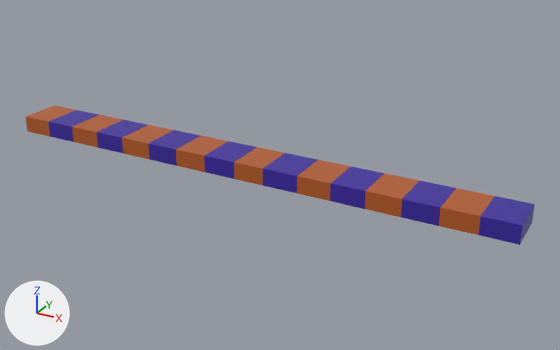
Two versions of the glTF model resource/user/model/floor_square.glb, one commit apart.
The view is the same before and after, from a 50 mm lens placed at (41.9, -68.3, 32.6), pointed at (3.6, 1.4, -2.2). The axes (+X, +Y, +Z) are drawn at lower left. The lights are the same throughout. Vertices at the same position are counted once.

The first picture shows 'Floor_Square'.
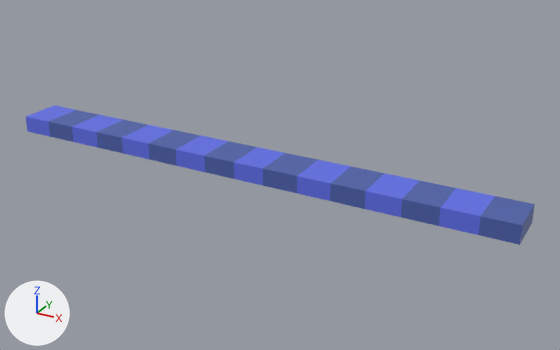
Where the change shows, as pixel boxes [x1, y1, x2, y2] in the pictures (560 x 350 px):
part 1 of me_floor_square, recoloured
    both: [48, 110, 535, 245]
part 2 of me_floor_square, recoloured
    both: [26, 105, 494, 235]

The change in detail:
Material 'Floor_DeepBlue' (mat_floor_deepblue) is new.
Its base color is (0.114, 0.156, 0.799) (blue #5f6ee7).
Material 'Floor_LightBlue' (mat_floor_lightblue) is new.
Its base color is (0.0723, 0.117, 0.402) (blue #4c60aa).
me_floor_square has 68 vertices, 132 faces and spans x -30.9..30.9, y -2.5..2.6, z -2.0..0.0.
me_floor_square is used by ob_floor_square; location (0.0, 0.0, 0.0).
me_floor_square part 1: all 66 faces that had it switch from mat_metal_purple (blue #412ca8) to mat_floor_lightblue (blue #4c60aa).
me_floor_square part 2: all 66 faces that had it switch from mat_metal_orange (orange #c0622b) to mat_floor_deepblue (blue #5f6ee7).
